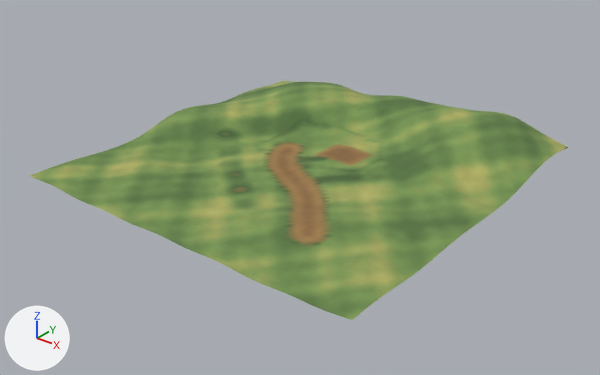
Before and after pictures for a commit that changed the glTF model assets/storybook/explore/foundation_terrain.glb.
Both versions are drawn from a 50 mm lens placed at (31.7, -40.5, 23.2), pointed at (0.2, -1.2, -1.2). Lighting does not change. The marker at lower left points along +X, +Y and +Z. The older version comes first.

The first picture shows 'Terrain'.
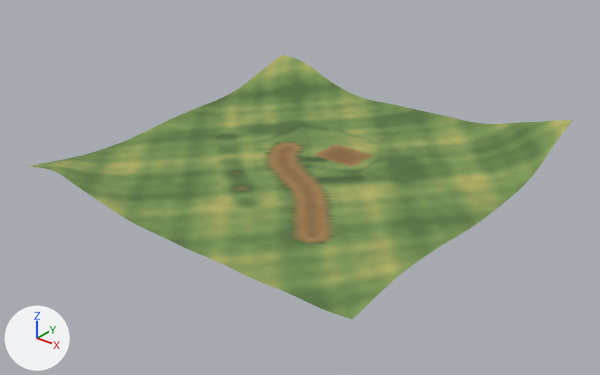
Changed parts and their boxes (x1, y1, x2, y2) in the pictures (600 x 375 px; the box of a moved part takes in the faces that stretch with it):
'Terrain', reshaped (10% taller): before (30, 81, 568, 320); after (30, 55, 572, 319)
part 1 of me_terrainmesh, moved or reshaped: before (30, 81, 568, 320); after (30, 55, 572, 319)
part 2 of me_terrainmesh, surface changed: before (69, 81, 568, 320); after (68, 55, 572, 319)

Patch to the scene script:
```diff
--- a/assets/storybook/explore/foundation_terrain.glb.py
+++ b/assets/storybook/explore/foundation_terrain.glb.py
@@ me_terrainmesh @@
 # used by ob_terrain; location = (0.0, 0.0, 0.0)
-me_terrainmesh.from_pydata(...)  # 6724 vertices, 13122 faces; spans x -13.0..12.9, y -13.0..12.9, z -0.5..2.4
+me_terrainmesh.from_pydata(...)  # 6724 vertices, 13122 faces; spans x -13.0..12.9, y -13.0..12.9, z -0.1..2.4
+# me_terrainmesh part 1: 5270 of 6724 vertices moved; they spanned x -13.0..12.9, y -13.0..12.9, z -0.5..2.4 and now span x -13.0..12.9, y -13.0..12.9, z -0.1..2.4; mean shift (0.0, 0.0, -0.4); largest move (-13.0, 12.9, -0.1) -> (-13.0, 12.9, 2.2)
+# me_terrainmesh part 2: texture (UV) coordinates of 12132 of 13122 faces, centred in x -12.9..12.8, y -12.9..12.8, z -0.5..2.4, changed; they spanned u 0.01..0.99, v 0.01..0.98 and now span u 0.01..0.99, v 0.01..0.99
 me_terrainmesh.materials.append(mat_explore_foundation_terrain_surface)
```
